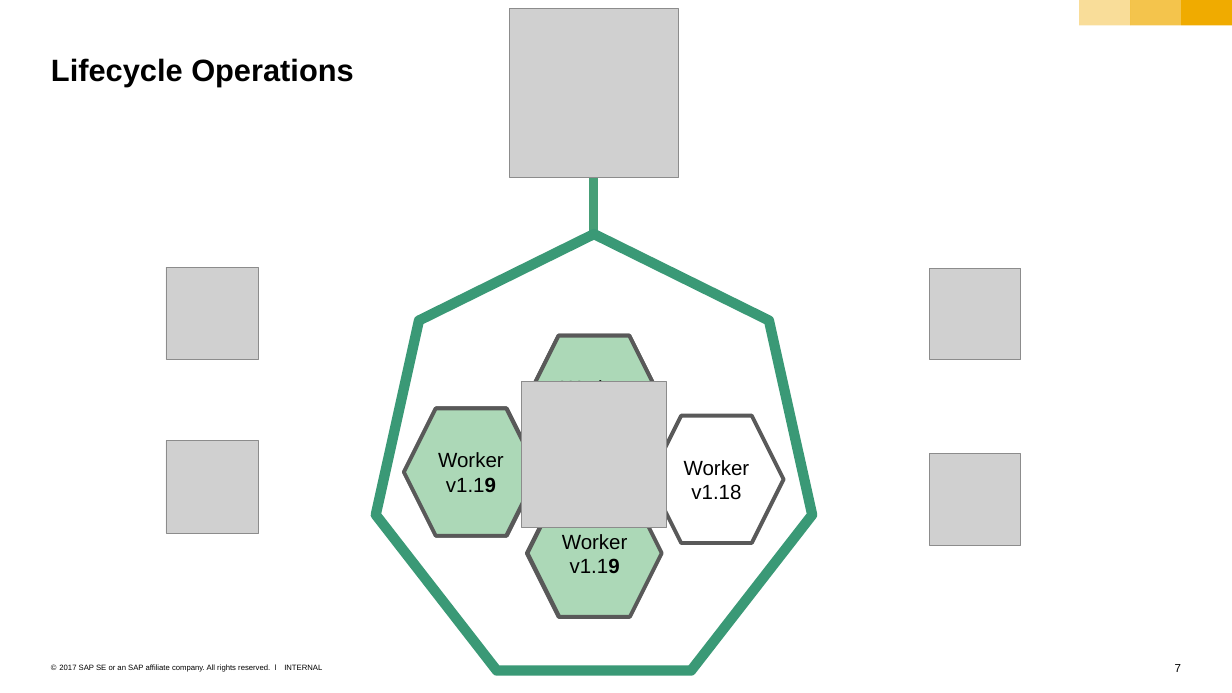
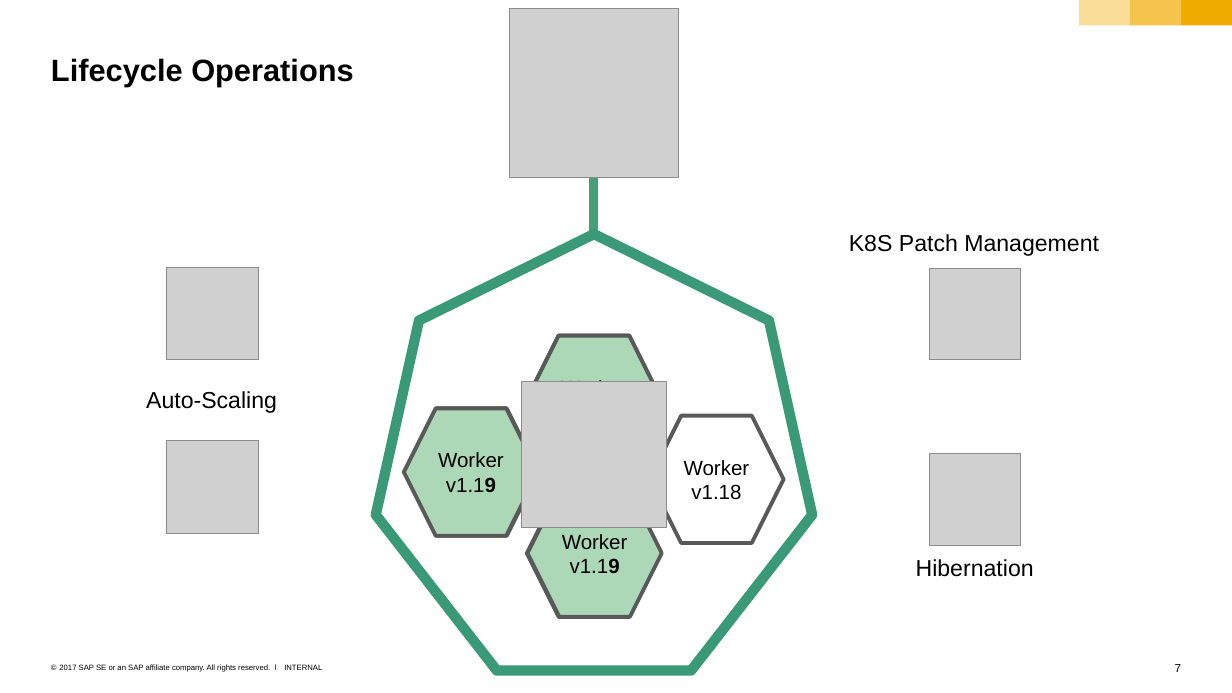
Before and after one commit to sriramrokkam/k8s-training, a slide deck: slide 7 of kubernetes/11_4_Gardener.pptx. Drawn at 1232x693 pixels with LibreOffice and Linux fonts; fonts in the diff are those of the drawing; grey boxes stand for pictures. Boxes give left, top, right and bottom in pixels: in the first picture for what was removed or moved away, otherwise in the second. Text is boxed around its words. In the diff, an @@ line names an element or a change of style, - is before the commit and + after.

```diff
--- a/kubernetes/11_4_Gardener.pptx
+++ b/kubernetes/11_4_Gardener.pptx
@@ text added at (849,234,1099,256), 18 pt, text #000000 @@
+K8S Patch Management
@@ text added at (146,391,277,413), 18 pt, text #000000 @@
+Auto-Scaling
@@ text added at (916,559,1034,577), 18 pt, text #000000 @@
+Hibernation
```
Also in this commit, not shown: 1 other slide changed, 1 slide added, 1 other file.
